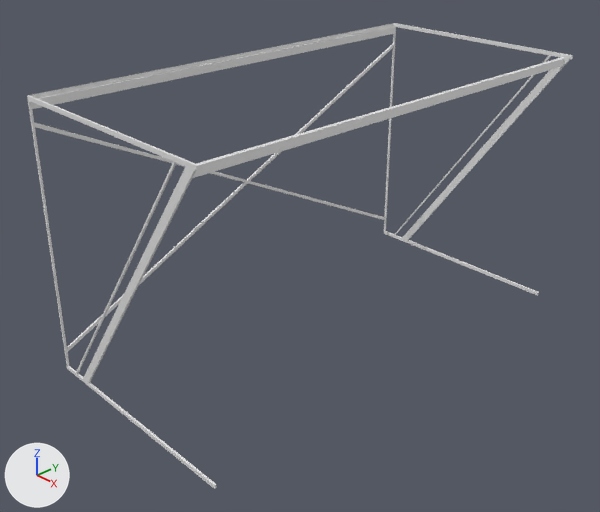
The Blender file Desk.blend: old version first, new version second.
Camera for both pictures: a 50 mm lens placed at (1.381, -1.378, 0.829), pointed at (-0.002, -0.076, -0.103). The axes (+X, +Y, +Z) are drawn at lower left. The lights are the same throughout. Materials are left out; every surface is plain grey.

The older version as bpy lines, for what is in view:
```python
me_立方体 = bpy.data.meshes.new('立方体')
me_立方体.from_pydata(...)  # a box spanning x -0.3..0.3, y -0.573..0.573, z 0.695..0.705
me_立方体.materials.append(mat_wood)
me_立方体_001 = bpy.data.meshes.new('立方体.001')
me_立方体_001.from_pydata(...)  # 151 vertices, 109 faces, 35 loose edges; spans x -0.3..0.3, y -0.6..0.6, z -0.35..0.35
# before: 9 (-0.3, -0.595, 0.35) at pixel (29, 95), 12 (-0.3, 0.595, 0.35) at pixel (393, 23), 29 (-0.3, -0.595, 0.34), 31 (-0.3, 0.595, 0.34) at pixel (393, 26)
ob_board = bpy.data.objects.new('Board', me_立方体)
ob_board.location = (0.0, 0.0, 0.0)
ob_board.hide_set(True)
ob_legs = bpy.data.objects.new('Legs', me_立方体_001)
ob_legs.location = (0.0, 0.0, 0.0)
```
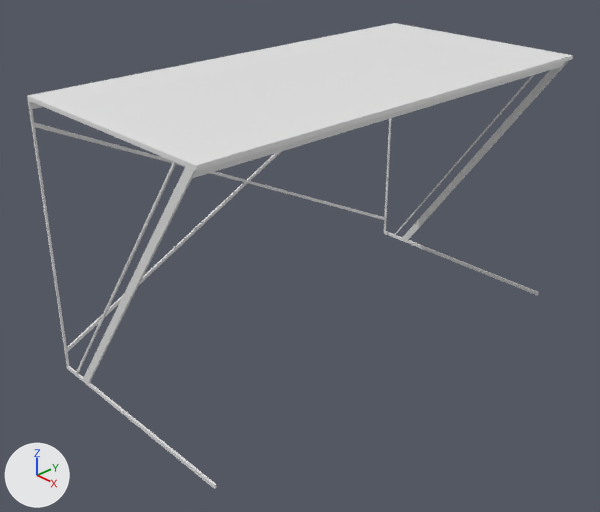
Where the change shows, as pixel boxes [x1, y1, x2, y2] in the pictures (600 x 512 px):
'Board', shown
    after: [30, 23, 572, 170]
part 1 of me_立方体_001, deleted
    before: [30, 23, 394, 98]

What changed in the scene script:
```text
Change me_立方体_001:
    where me_立方体_001.from_pydata(...)  # 151 vertices, 109 faces, 35 loose edges; spans x -0.3..0.3, y -0.6..0.6, z -0.35..0.35
    used by ob_legs; location = (0.0, 0.0, 0.0)
    verts and faces of me_立方体_001; kept vertices keep their numbers, new ones are numbered from 151
    me_立方体_001 part 1
    add delete_faces([(9, 12, 31, 29)])
Change ob_board:
    remove ob_board.hide_set(True)
    ob_board.location: (0.0, 0.0, 0.0) -> (0.0, 0.0, -0.355)
    ob_board.scale: (1.0, 1.0, 1.0) -> (1.0, 1.04, 1.0)
```
